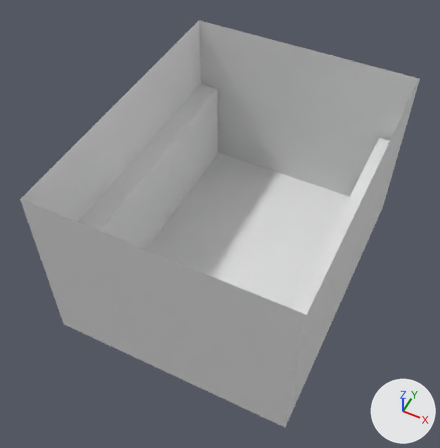
The Blender file Models/Map/Locker Room/Locker Room.blend, before and after one commit.
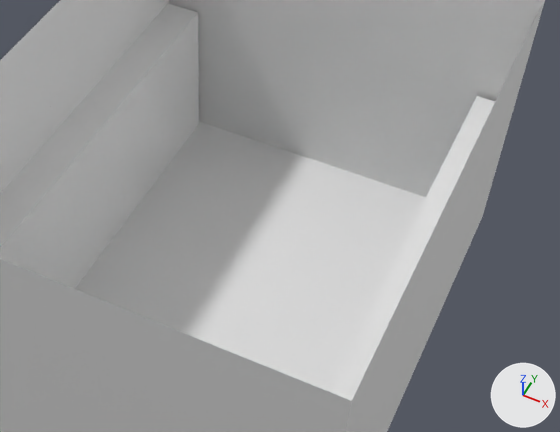
Old and new are each drawn whole from a 50 mm lens placed at (2.83, -4.81, 8.74), pointed at (-0.15, 1.15, 1.28) and again close up on the part from 23% to 97% of the width and 18% to 74% of the height. Lighting does not change. The marker at lower right points along +X, +Y and +Z. Materials are left out; every surface is plain grey.
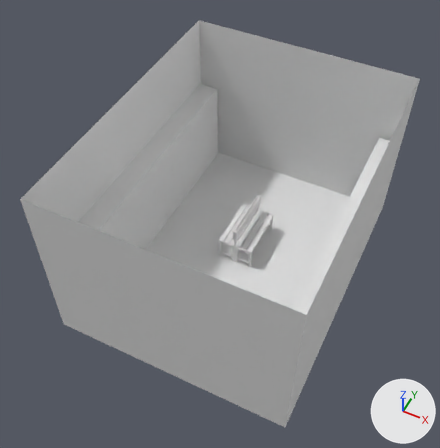
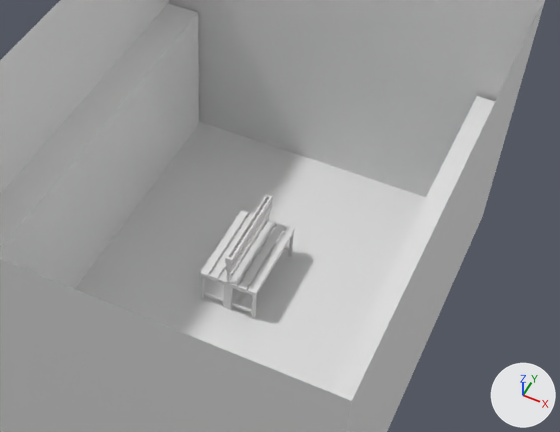
Pixel boxes [x1, y1, x2, y2] of what changed, in the close-ups (560 x 432 px):
'Cube.006', added
    after: [200, 194, 294, 319]

The edits, one by one:
Mesh me_cube_061 is new.
It has 196 vertices, 160 faces and spans x -0.315..0.315, y -0.985..0.015, z -0.4..0.4.
Object 'Cube.006' (ob_cube_006) is new; it shows me_cube_061.
Its location is (-0.03, 2.47, 0.4).
